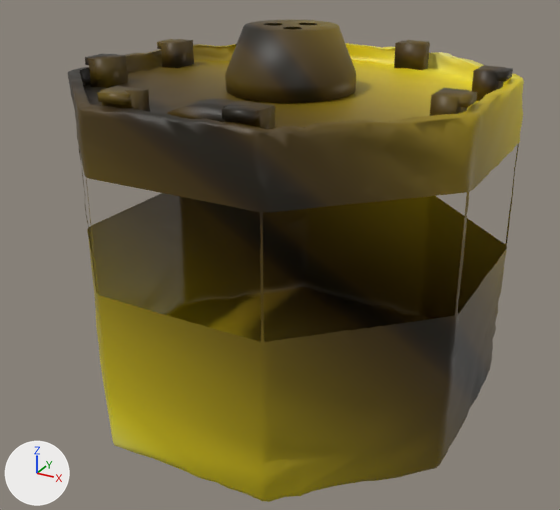
One commit to the glTF model assets/3d/satellite/Satellite Kit body 1.glb: the scene before it, then after it.
Camera for both pictures: a 50 mm lens placed at (0.679, -1.275, 0.553), pointed at (-0.003, -0.035, -0.066). Arrows for +X, +Y and +Z are at lower left; the lights stay in place. The older version comes first. Where no turn or scale is listed for an object, it has been applied to the vertices.

Before the edit, the objects in view are built like this:
```python
me_layer_1_007 = bpy.data.meshes.new('Layer 1.007')
me_layer_1_007.from_pydata(...)  # 3880 vertices, 6688 faces; spans x -0.4..0.397, y -0.393..0.394, z -0.363..0.37
me_layer_1_007.materials.append(mat_foil_gold)  # picture img_foil_gold_ramp_pn
ob_foil_gold = bpy.data.objects.new('foil_gold', me_layer_1_007)
ob_foil_gold.location = (0.0, 0.0, 0.0)
ob_tex_01 = bpy.data.objects.new('tex_01', None)
ob_tex_01.location = (0.635, 0.0, 0.29)
ob_tex_01.rotation_euler = (0.0, 0.0, 1.571)  # degrees (0, 0, 90)
ob_tex_01.scale = (0.0174, 0.0174, 0.0174)
```
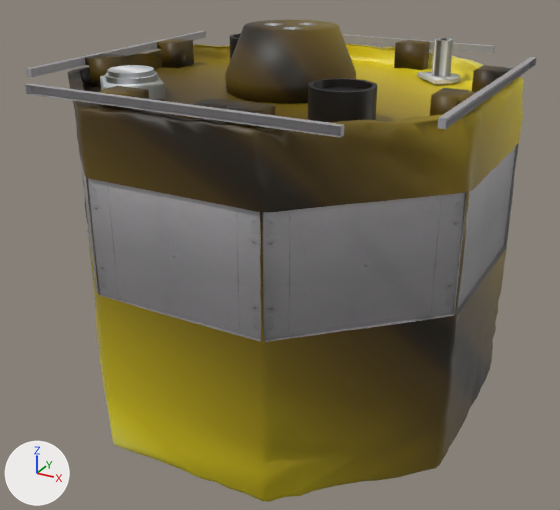
Where the change shows, as pixel boxes (x1, y1, x2, y2) in the pictures (560 x 510 px):
```json
{"object": "tex_01", "change": "now drawn", "after": [25, 23, 537, 342]}
```

Edits to the scene script, one JSON object a line:
```json
{"op": "add", "block": "img_tex_01", "code": ["img_tex_01 = load_image('tex_01', '_unpacked/tex_01', 1024, 1024, 'sRGB')"]}
{"op": "add", "block": "mat_tex_01", "code": ["mat_tex_01 = principled_material('tex_01')", "mat_tex_01.texture = img_tex_01"]}
{"op": "add", "block": "me_layer_1_011", "code": ["me_layer_1_011 = bpy.data.meshes.new('Layer 1.011')", "me_layer_1_011.from_pydata(...)  # 2455 vertices, 4198 faces; spans x -22.6..22.5, y 13.7..58.9, z -18.9..4.6", "me_layer_1_011.materials.append(mat_tex_01)  # picture img_tex_01"]}
{"op": "set", "path": "ob_tex_01", "old": "bpy.data.objects.new('tex_01', None)", "new": "bpy.data.objects.new('tex_01', me_layer_1_011)"}
```
